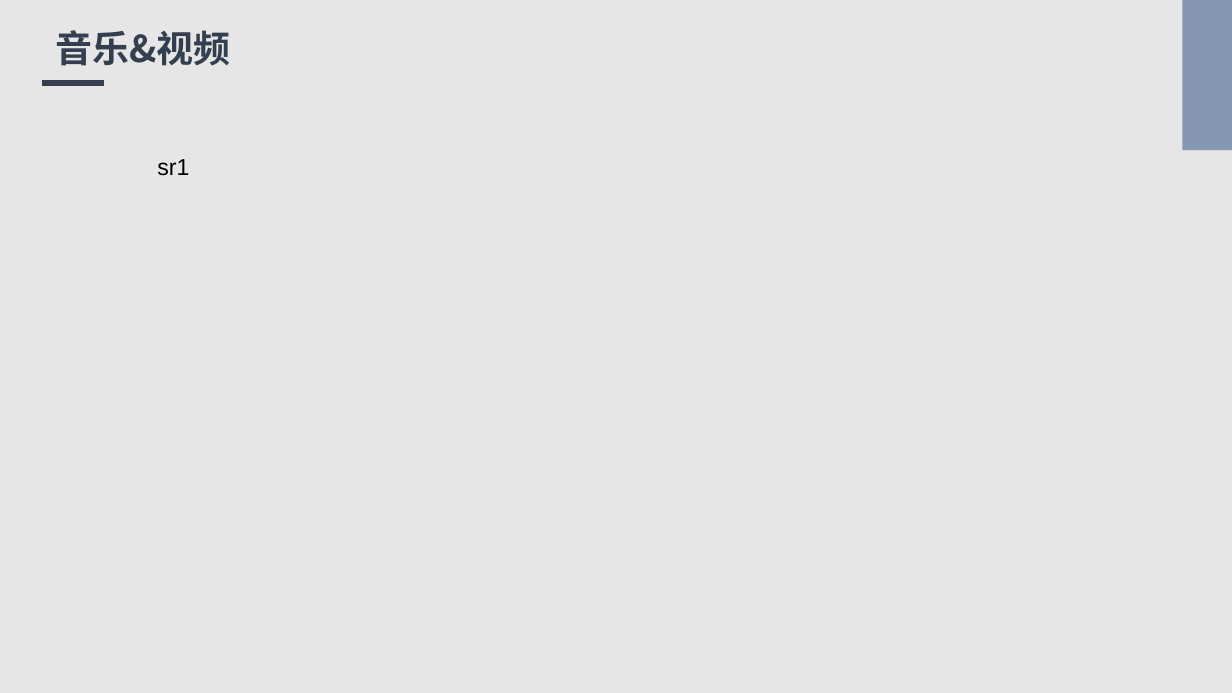
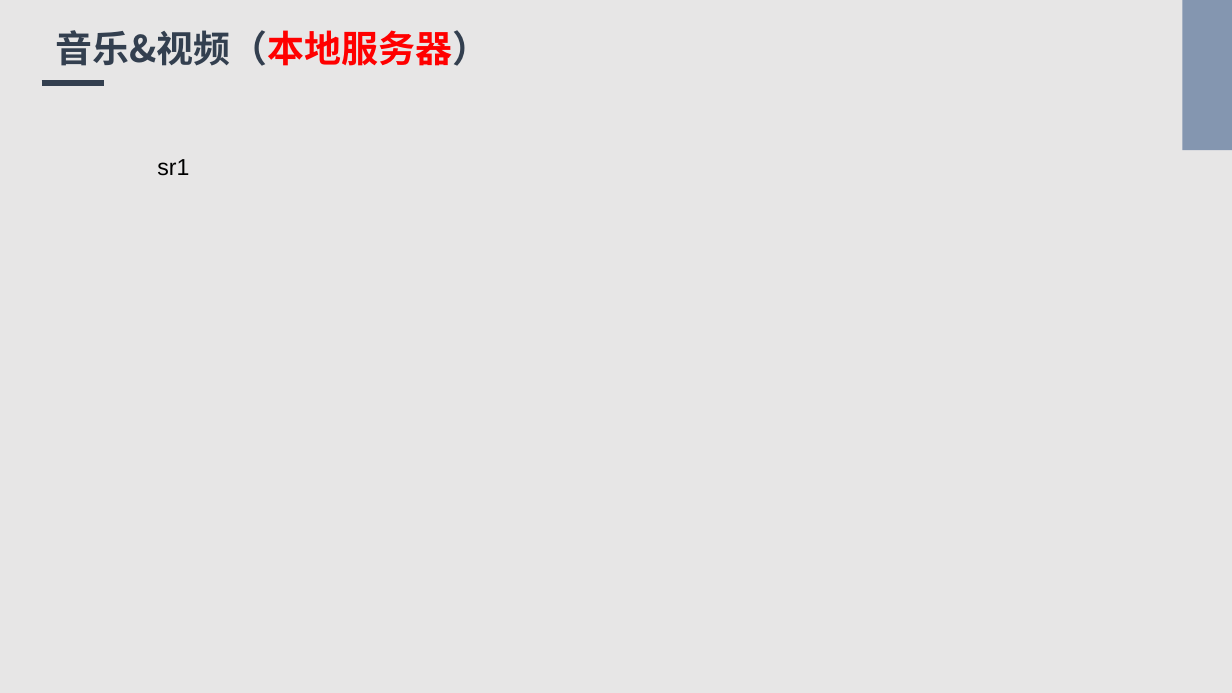
Before and after one commit to Bukehi/BukehiWeb, a slide deck: slide 17 of livefile/livepowerpoint.pptx (slide 15 before the commit). Drawn at 1232x693 pixels with LibreOffice and Linux fonts; fonts in the diff are those of the drawing. Boxes give left, top, right and bottom in pixels: in the first picture for what was removed or moved away, otherwise in the second. Text is boxed around its words. In the diff, an @@ line names an element or a change of style, - is before the commit and + after.

Commit message:
"upgrade commit"

```diff
--- a/livefile/livepowerpoint.pptx
+++ b/livefile/livepowerpoint.pptx
@@ title at <box>56,30,490,66</box>: text changed @@
-音乐&视频
+音乐&视频（本地服务器）
```
